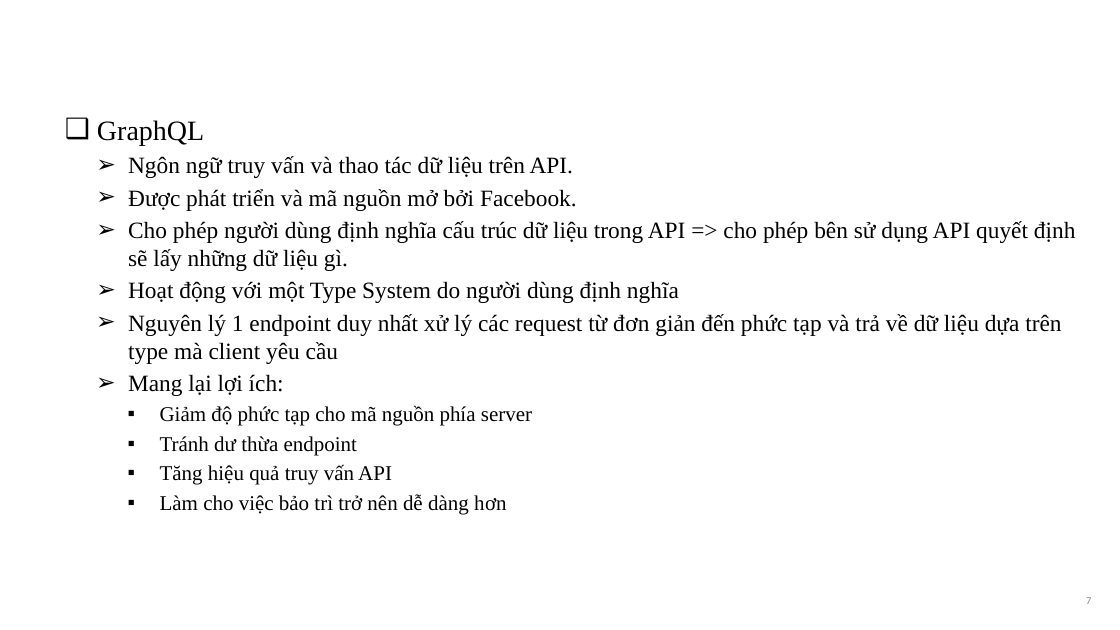
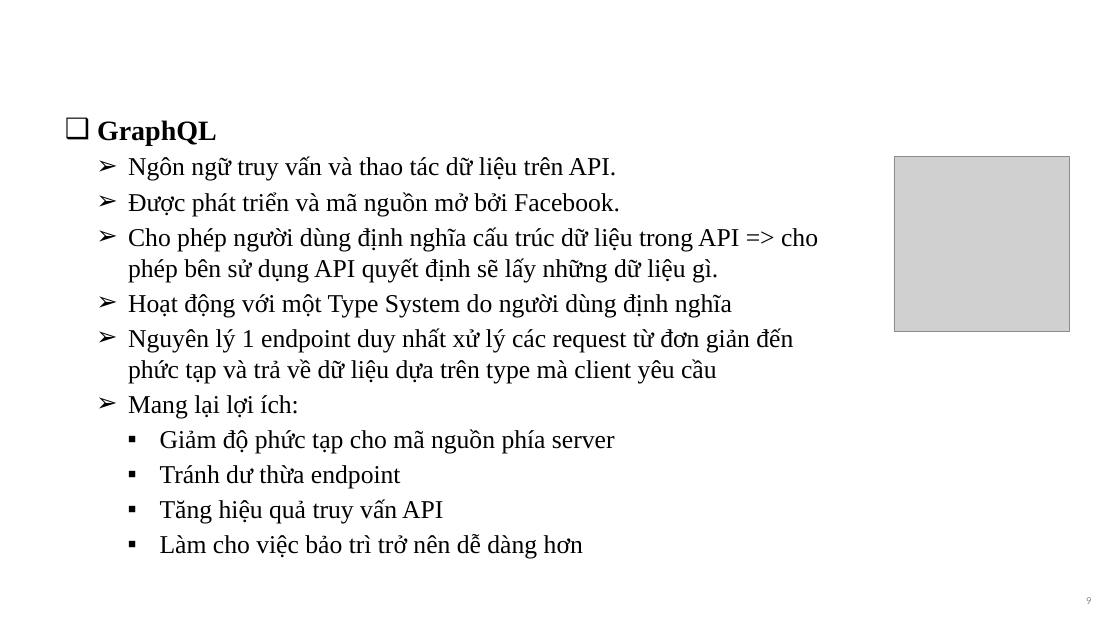
Before and after one commit to giangnt15/final-year-project, a slide deck: slide 9 of Documents/Slide_ĐATN_NTGIANG_20166022.pptx (slide 7 before the commit). Drawn at 1120x630 pixels with LibreOffice and Linux fonts; fonts in the diff are those of the drawing; grey boxes stand for pictures; background and template pictures are left out. Boxes give left, top, right and bottom in pixels: in the first picture for what was removed or moved away, otherwise in the second. Text is boxed around its words. In the diff, an @@ line names an element or a change of style, - is before the commit and + after.

```diff
--- a/Documents/Slide_ĐATN_NTGIANG_20166022.pptx
+++ b/Documents/Slide_ĐATN_NTGIANG_20166022.pptx
@@ text "GraphQL" at <box>97,120,818,559</box>: bold on in "GraphQL"; size 20 to 22 pt in "Ngôn ngữ truy vấn và thao tác ...", "Được phát triển và mã nguồn mở ...", "Cho phép người dùng định nghĩa cấu ...", "Hoạt động với một Type System do ..." and 2 more places; size 18 to 22 pt in "Giảm độ phức tạp cho mã nguồn ...", "Tránh dư thừa endpoint", "Tăng hiệu quả truy vấn API", "Làm cho việc bảo trì trở nên ..." @@
@@ picture added at <box>894,156,1069,331</box> @@
```
Also in this commit, not shown: 5 other slides changed, 18 slides added, 2 other files.
